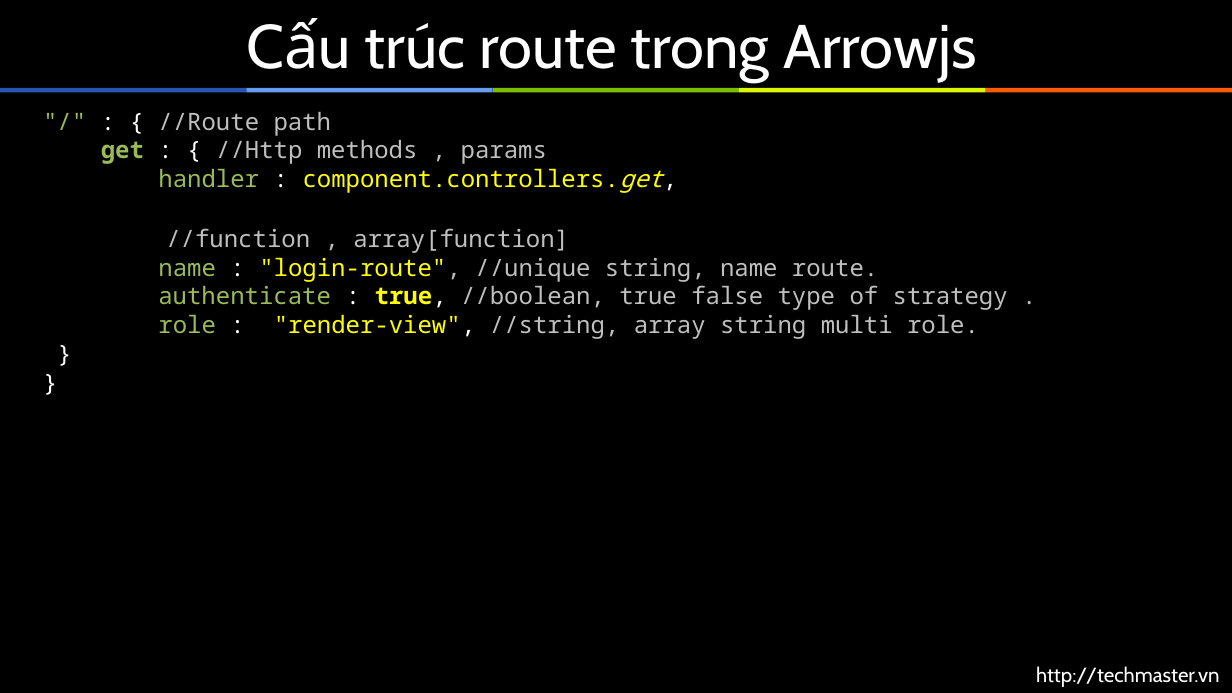
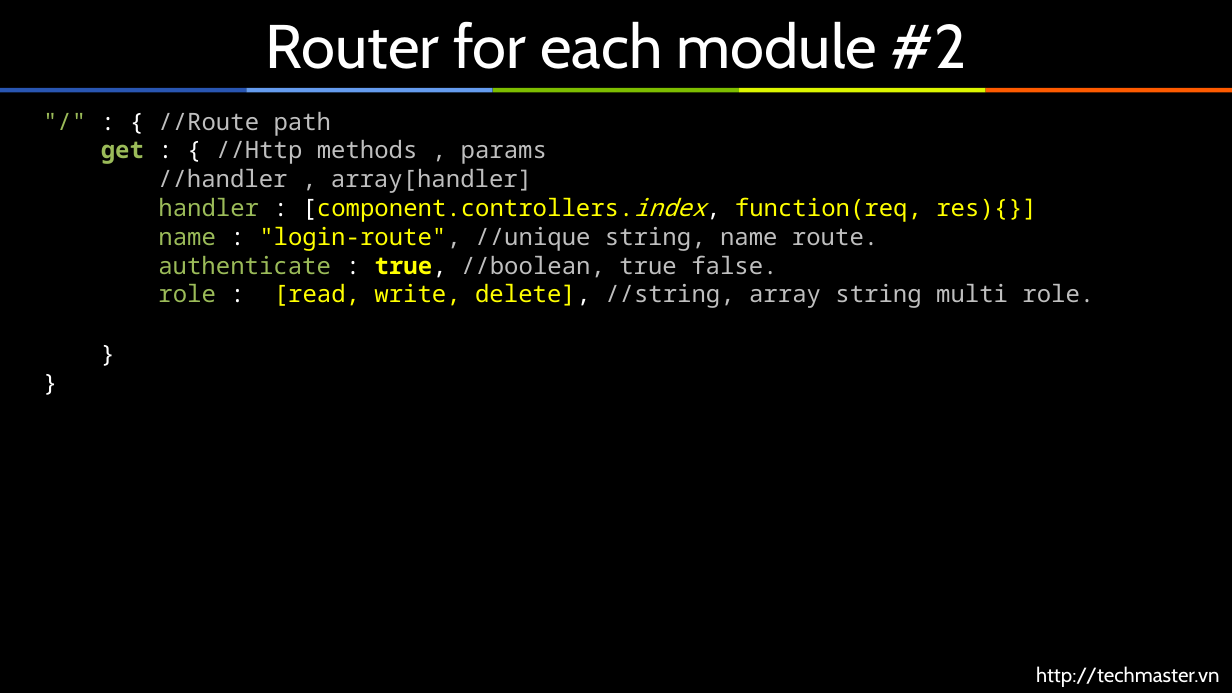
Before and after one commit to arrowjs/Documents, a slide deck: slide 27 of ArrowjsBasic.pptx (slide 25 before the commit). Drawn at 1232x693 pixels with LibreOffice and Linux fonts; fonts in the diff are those of the drawing; background and template pictures are left out. Boxes give left, top, right and bottom in pixels: in the first picture for what was removed or moved away, otherwise in the second. Text is boxed around its words. In the diff, an @@ line names an element or a change of style, - is before the commit and + after.

```diff
--- a/ArrowjsBasic.pptx
+++ b/ArrowjsBasic.pptx
@@ title at <box>265,21,967,69</box>: text changed @@
-Cấu trúc route trong Arrowjs
+Router for each module #2
@@ text at <box>101,112,1094,308</box>: text changed @@
-"/" : { //Route path
-get : { //Http methods , params
-handler : component.controllers.get,
-//function , array[function]
-name : "login-route", //unique string, name route.
-authenticate : true, //boolean, true false type of strategy .
-role : "render-view", //string, array string multi role.
-}
-}
+"/" : { //Route path
+get : { //Http methods , params
+//handler , array[handler]
+handler : [component.controllers.index, function(req, res){}]
+name : "login-route", //unique string, name route.
+authenticate : true, //boolean, true false.
+role : [read, write, delete], //string, array string multi role.
+}
+}
```
Also in this commit, not shown: 2 other slides changed, 3 slides added.
